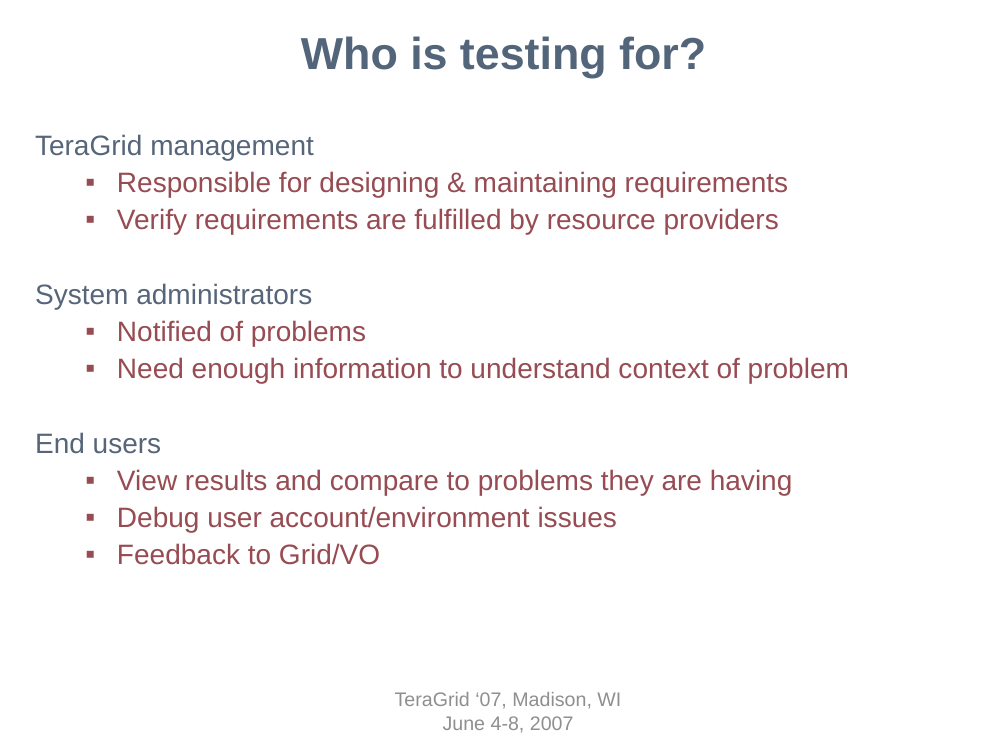
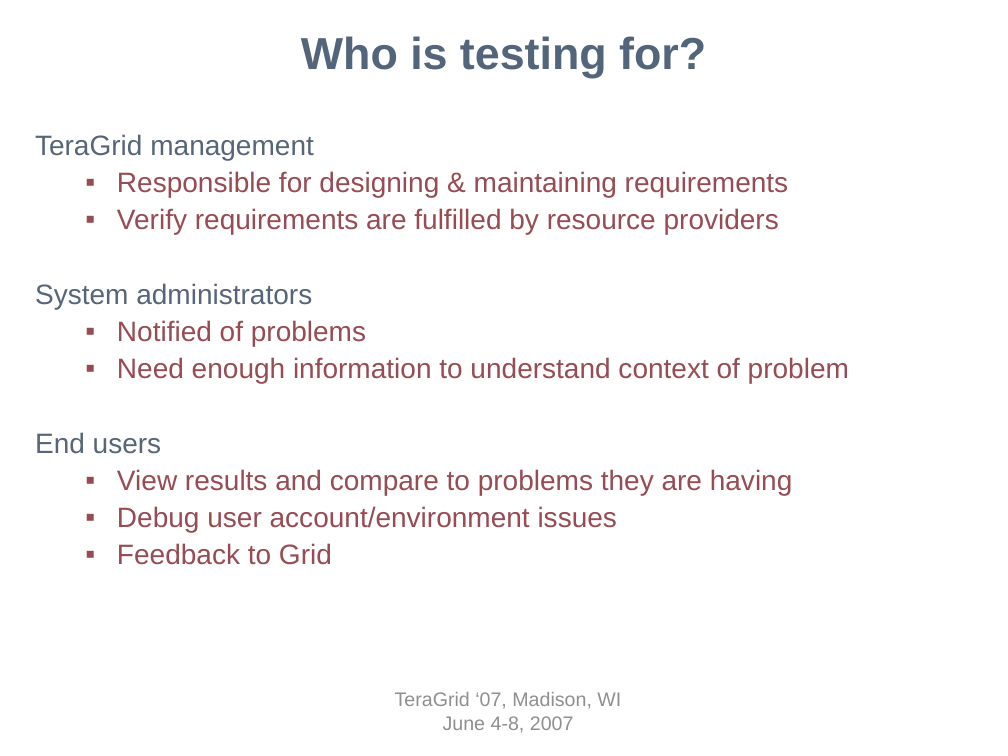
Before and after one commit to IncaProject/inca-xsede, a slide deck: slide 4 of talks/tg07-inca.ppt. Drawn at 1008x756 pixels with LibreOffice and Linux fonts; fonts in the diff are those of the drawing; background and template pictures are left out. Boxes give left, top, right and bottom in pixels: in the first picture for what was removed or moved away, otherwise in the second. Text is boxed around its words. In the diff, an @@ line names an element or a change of style, - is before the commit and + after.

```diff
--- a/talks/tg07-inca.ppt
+++ b/talks/tg07-inca.ppt
@@ text at <box>117,543,332,565</box>: text changed @@
-  ▪ Feedback to Grid/VO
+  ▪ Feedback to Grid
```
Also in this commit, not shown: 2 other slides changed.
